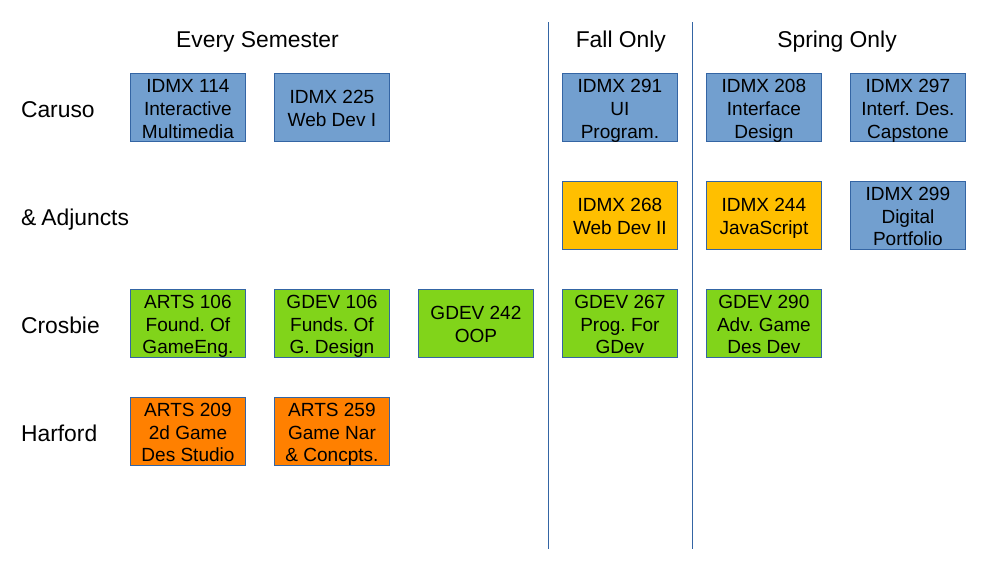
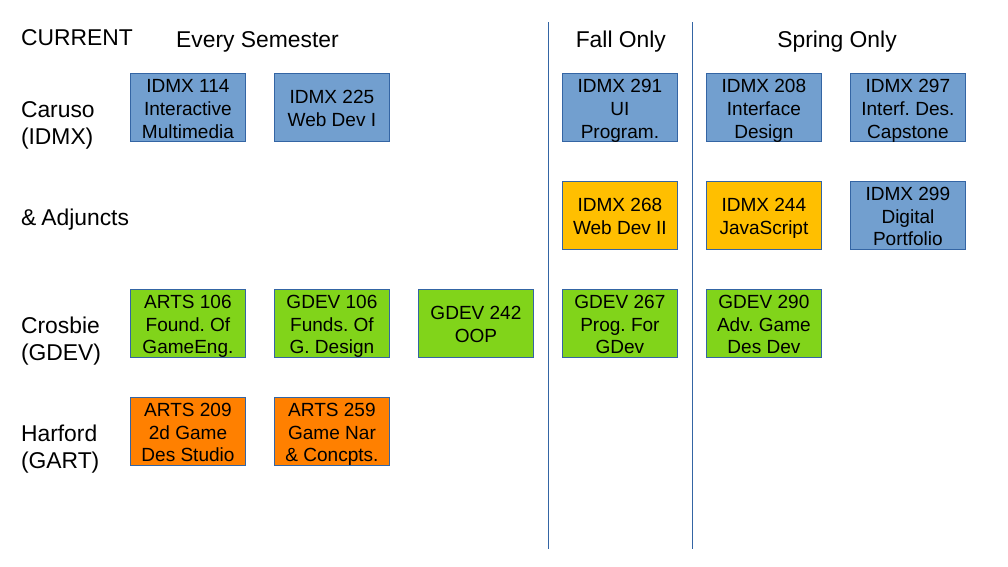
Before and after one commit to SteveCaruso/grid, a slide deck: slide 1 of documents/Course Flow Charts.odp. Drawn at 1008x567 pixels with LibreOffice and Linux fonts; fonts in the diff are those of the drawing. Boxes give left, top, right and bottom in pixels: in the first picture for what was removed or moved away, otherwise in the second. Text is boxed around its words. In the diff, an @@ line names an element or a change of style, - is before the commit and + after.

```diff
--- a/documents/Course Flow Charts.odp
+++ b/documents/Course Flow Charts.odp
@@ text added at [21, 29, 133, 46], 18 pt, text #000000 @@
+CURRENT
@@ text at [21, 127, 93, 149]: paragraph added @@
+(IDMX)
@@ text at [21, 343, 101, 365]: paragraph added @@
+(GDEV)
@@ text at [21, 451, 99, 473]: paragraph added @@
+(GART)
```
Also in this commit, not shown: 1 other slide changed, 1 slide added, 21 other files.
